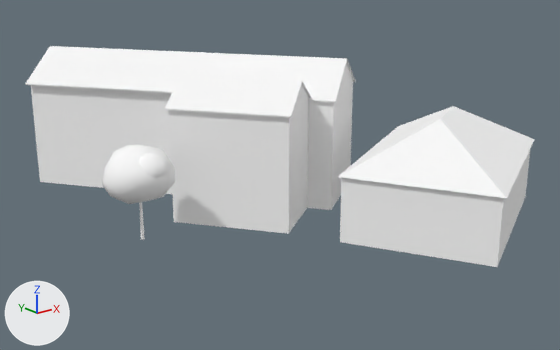
Two versions of the glTF model cities/arlov-borggatan/pack/tiles/c-9_-1.glb, one commit apart.
One viewpoint serves both versions: a 50 mm camera at (-555.6, -104.6, 36.2) aimed at (-498.0, -32.6, 7.4). The axes (+X, +Y, +Z) are drawn at lower left. The lights are the same throughout. The first picture is the older version. Where no turn or scale is listed for an object, it has been applied to the vertices. Vertices at exactly the same position are counted once.

Before the edit, the objects in view are built like this:
```python
ob_sm_building_w89610371 = bpy.data.objects.new('SM_Building_w89610371', me_sm_building_w89610371)
ob_sm_building_w89610371.location = (-496.27, -31.06, 12.94)
ob_sm_building_w89610443 = bpy.data.objects.new('SM_Building_w89610443', me_sm_building_w89610443)
ob_sm_building_w89610443.location = (-487.35, -49.35, 10.64)
ob_sm_trees__9__1 = bpy.data.objects.new('SM_Trees_-9_-1', me_sm_trees__9__1)
ob_sm_trees__9__1.location = (-518.47, -34.86, 10.01)
ob_sm_trees__9__1.scale = (5.24, 5.24, 5.24)
```
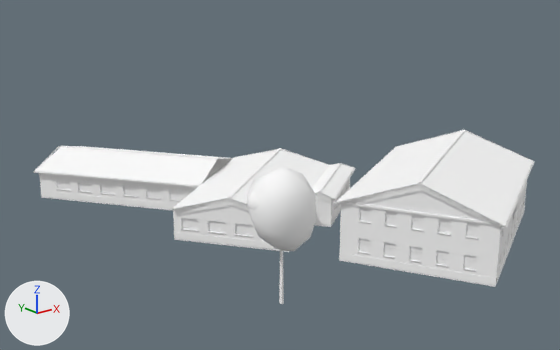
Patch to the scene script:
```diff
--- a/cities/arlov-borggatan/pack/tiles/c-9_-1.glb.py
+++ b/cities/arlov-borggatan/pack/tiles/c-9_-1.glb.py
@@ me_sm_trees__9__1 @@
 # used by ob_sm_trees__9__1; location = (-518.47, -34.86, 10.01); scale = (5.24, 5.24, 5.24)
-me_sm_trees__9__1.from_pydata(...)  # 138 vertices, 252 faces; spans x -0.78..0.78, y -0.73..0.73, z -1.0..1.0
+me_sm_trees__9__1.from_pydata(...)  # 138 vertices, 252 faces; spans x -0.47..0.47, y -0.45..0.45, z -1.0..1.0
+# me_sm_trees__9__1 part 1: the loose piece of 12 vertices spanning x -0.06..0.02, y 0.0..0.08, z -1.0..-0.16 is scaled about its middle by (0.781, 0.782, 1.02), then moved by (0.05, -0.05, 0.01)
+# me_sm_trees__9__1 part 2: the loose piece of 42 vertices spanning x -0.78..0.78, y -0.71..0.73, z -0.18..1.0 is rebuilt with 42 vertices and now spans x -0.47..0.47, y -0.44..0.45, z -0.2..1.0
+# me_sm_trees__9__1 part 3: a new loose piece of 42 vertices spanning x -0.47..0.13, y -0.19..0.36, z 0.35..0.76, in mat_m_leaf (white #ffffff)
+# me_sm_trees__9__1 part 4
+# 84 vertices are removed from x -0.69..0.43, y -0.73..0.41, z 0.08..0.88
+# 160 faces are deleted
+# other edits to the shape of me_sm_trees__9__1 do not show in these pictures
 me_sm_trees__9__1.materials.append(mat_m_bark_wood)
@@ ob_sm_building_w89610371 @@
-ob_sm_building_w89610371 = bpy.data.objects.new('SM_Building_w89610371', me_sm_building_w89610371)
@@ ob_sm_building_w89610443 @@
-ob_sm_building_w89610443 = bpy.data.objects.new('SM_Building_w89610443', me_sm_building_w89610443)
@@ ob_sm_trees__9__1 @@
 ob_sm_trees__9__1 = bpy.data.objects.new('SM_Trees_-9_-1', me_sm_trees__9__1)
-ob_sm_trees__9__1.location = (-518.47, -34.86, 10.01)
-ob_sm_trees__9__1.scale = (5.24, 5.24, 5.24)
+ob_sm_trees__9__1.location = (-513.82, -52.16, 9.25)
+ob_sm_trees__9__1.scale = (6.76, 6.76, 6.76)
@@ ob_sm_custom_w89610443_komvux @@
+ob_sm_custom_w89610443_komvux = bpy.data.objects.new('SM_Custom_w89610443_Komvux', me_sm_custom_w89610443_komvux)  # 552 vertices, 654 faces; spans x -15.0..15.0, y -13.5..13.5, z -5.0..5.0; in mat_m_wall_brick_red_blank (white #ffffff), mat_m_roof_tiles_dark (white #ffffff)
+ob_sm_custom_w89610443_komvux.location = (-487.34, -49.35, 7.15)
@@ ob_sm_custom_w89610371_varbo_slojdsalar @@
+ob_sm_custom_w89610371_varbo_slojdsalar = bpy.data.objects.new('SM_Custom_w89610371_Varbo_Slojdsalar', me_sm_custom_w89610371_varbo_slojdsalar)  # 4320 vertices, 5097 faces; spans x -23.7..23.7, y -31.7..31.7, z -5.0..5.0; in mat_m_wall_plaster_yellow_upper (white #ffffff), mat_m_wall_plaster_yellow_blank (white #ffffff), mat_m_window_pane (white #ffffff), mat_m_wall_brick_red_upper (white #ffffff), mat_m_wall_brick_red_ground (white #ffffff), mat_m_fixture_metal (white #ffffff), mat_m_stonewall (white #ffffff), mat_m_wall_wood_brown_blank (white #ffffff), mat_m_roof_metal_red (white #ffffff), mat_m_concrete (white #ffffff)
+ob_sm_custom_w89610371_varbo_slojdsalar.location = (-495.95, -31.29, 7.04)
```

Location of each change, [x1, y1, x2, y2] in pixels of the pictures (560 x 350 px; the box of a moved part takes in the faces that stretch with it):
'SM_Building_w89610371', deleted
    before: [25, 46, 526, 267]
    faces in mat_m_wall_plaster_yellow_upper (white #ffffff): [31, 80, 353, 232]
    faces in mat_m_roof_metal_red (white #ffffff): [25, 46, 356, 118]
    faces in mat_m_concrete (white #ffffff): [40, 180, 526, 267]
    faces in mat_m_wall_plaster_yellow_blank (white #ffffff): [293, 63, 353, 110]
'SM_Building_w89610443', deleted
    before: [338, 106, 534, 265]
    faces in mat_m_roof_metal_grey (white #ffffff): [338, 106, 534, 198]
    faces in mat_m_wall_brick_red_ground (white #ffffff): [340, 165, 529, 265]
    faces in mat_m_wall_brick_red_upper (white #ffffff): [341, 150, 530, 227]
'SM_Custom_w89610371_Varbo_Slojdsalar', added
    after: [33, 130, 534, 287]
    faces in mat_m_wall_plaster_yellow_blank (white #ffffff): [35, 146, 354, 209]
    faces in mat_m_wall_plaster_yellow_upper (white #ffffff): [39, 158, 350, 242]
    faces in mat_m_stonewall (white #ffffff): [41, 191, 525, 286]
    faces in mat_m_window_pane (white #ffffff): [57, 180, 479, 269]
    faces in mat_m_wall_brick_red_ground (white #ffffff): [34, 130, 533, 270]
'SM_Custom_w89610443_Komvux', added
    after: [337, 130, 533, 281]
    faces in mat_m_roof_tiles_dark (white #ffffff): [337, 130, 533, 225]
    faces in mat_m_wall_brick_red_blank (white #ffffff): [340, 181, 527, 281]
'SM_Trees_-9_-1', reshaped, moved, rescaled (44% taller)
    before: [102, 145, 175, 240]
    after: [247, 167, 316, 304]
part 1 of me_sm_trees__9__1, moved or reshaped
    before: [139, 202, 145, 240]
    after: [279, 250, 284, 304]
part 2 of me_sm_trees__9__1, rebuilt (42% taller)
    before: [102, 145, 175, 204]
    after: [247, 167, 316, 251]
part 3 of me_sm_trees__9__1, added (mostly hidden)
    after: [247, 190, 260, 210]
part 4 of me_sm_trees__9__1, deleted
    before: [139, 153, 170, 179]
